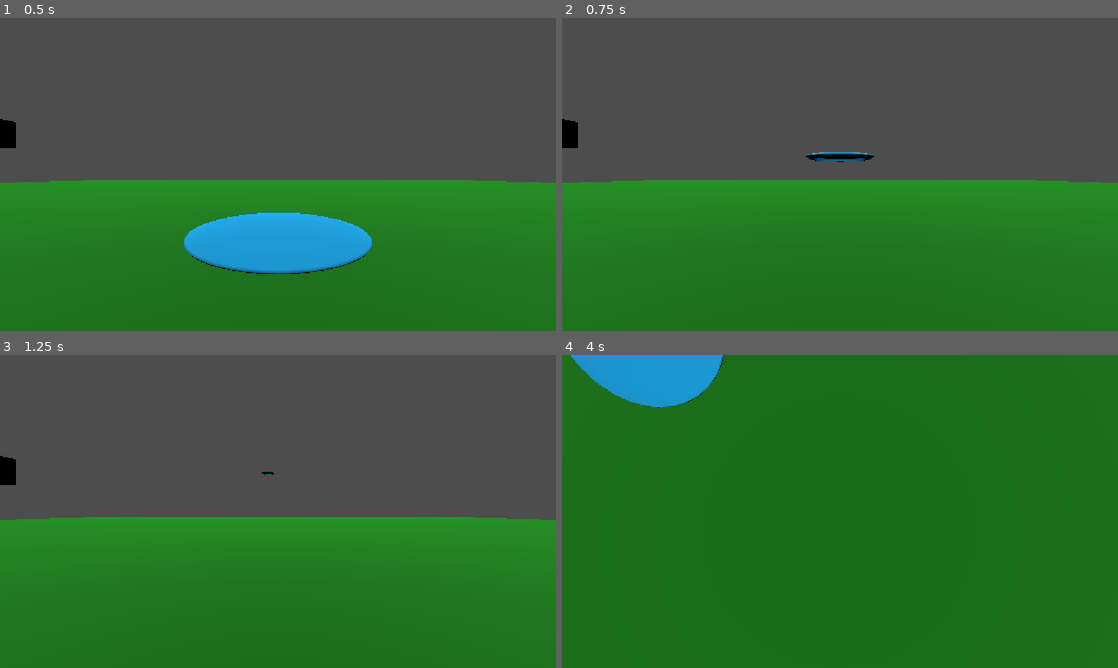
Above: before the commit, frames 1-4 (two rows, left to right).
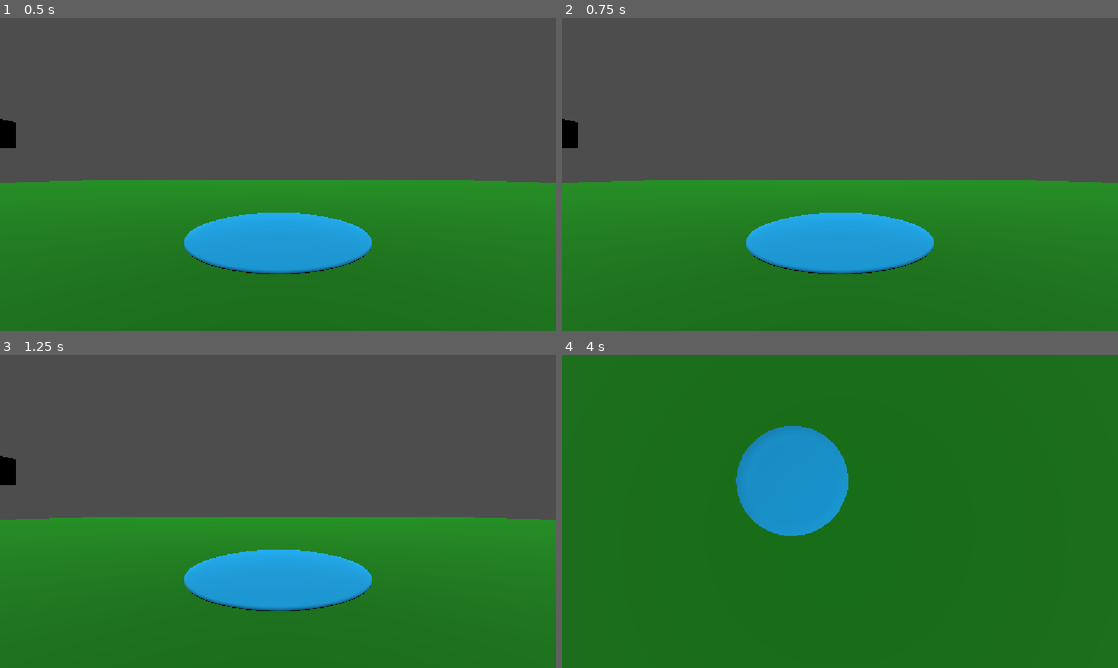
Above: after the commit, the same moments.

Repository: PastarDev/godot-disc-golf
Game: Godot game, scene res://main.tscn
Two runs of this game, one before a commit and one after it. Both use one fixed random seed, a clock stepped at 60 frames per second and the inputs below.
Inputs:
- Up to frame 1 (0.5 s): no input
- Up to frame 2 (0.75 s): tap Enter at 0.5 s; hold Space (throw_disc) from 0.53 s (still down); tap E (hold_disc) at 0.6 s
- Up to frame 3 (1.25 s): keep holding Space (throw_disc)
- Up to frame 4 (4 s): release Space (throw_disc) at 1.28 s; tap Space (throw_disc) at 1.35, 2, 2.3, 3.8 s; tap E (hold_disc) at 1.55, 3.05 s; hold S (cam_down) 2.03-2.78 s; tap Enter at 2.75 s; tap A (cam_left) at 2.85 s; hold D (cam_right) from 3.53 s (still down)

Frame 1 is identical in both runs. In frame 2, 5.6% of the frame differs, in the area x 33-67%, y 42-82%; in frame 3, 5.3%; in frame 4, 8.9%, in the area x 1-52%, y 0-58%.

Commit message:
added multi-directional throwing
you can aim where you throw the disc now

Diff:
--- a/holdDisc.gd
+++ b/holdDisc.gd
@@ -28,17 +28,18 @@
 
 func _process(_delta: float) -> void:
 
-	if Input.is_action_pressed("throw_disc"):
+	if Input.is_action_just_pressed("throw_disc"):
 
 		is_holding = false
 
 		gravity_scale = 1
 
-		constant_force = Vector3 (0, 30 + throw_power/8, -throw_power)
+		var direction = global_position - camera.global_position
+		apply_central_impulse(direction.normalized() * 25)
 
-		await get_tree().create_timer(0.2).timeout
-
-		constant_force = Vector3 (100 * 1/linear_velocity.z, 0, 0)
+		#old code:
+		#await get_tree().create_timer(0.2).timeout
+		#constant_force = Vector3 (100 * 1/linear_velocity.z, 0, 0)
 
 	if global_position.y <= 0.01:
 		linear_velocity = Vector3.ZERO
@@ -46,7 +47,7 @@
 		gravity_scale = 0.0
 
 	if Input.is_action_just_pressed("hold_disc"):
-
+		gravity_scale = 0
 		angular_velocity = Vector3.ZERO
 		constant_force = Vector3 (0, 0, 0)
 		is_holding = not is_holding
